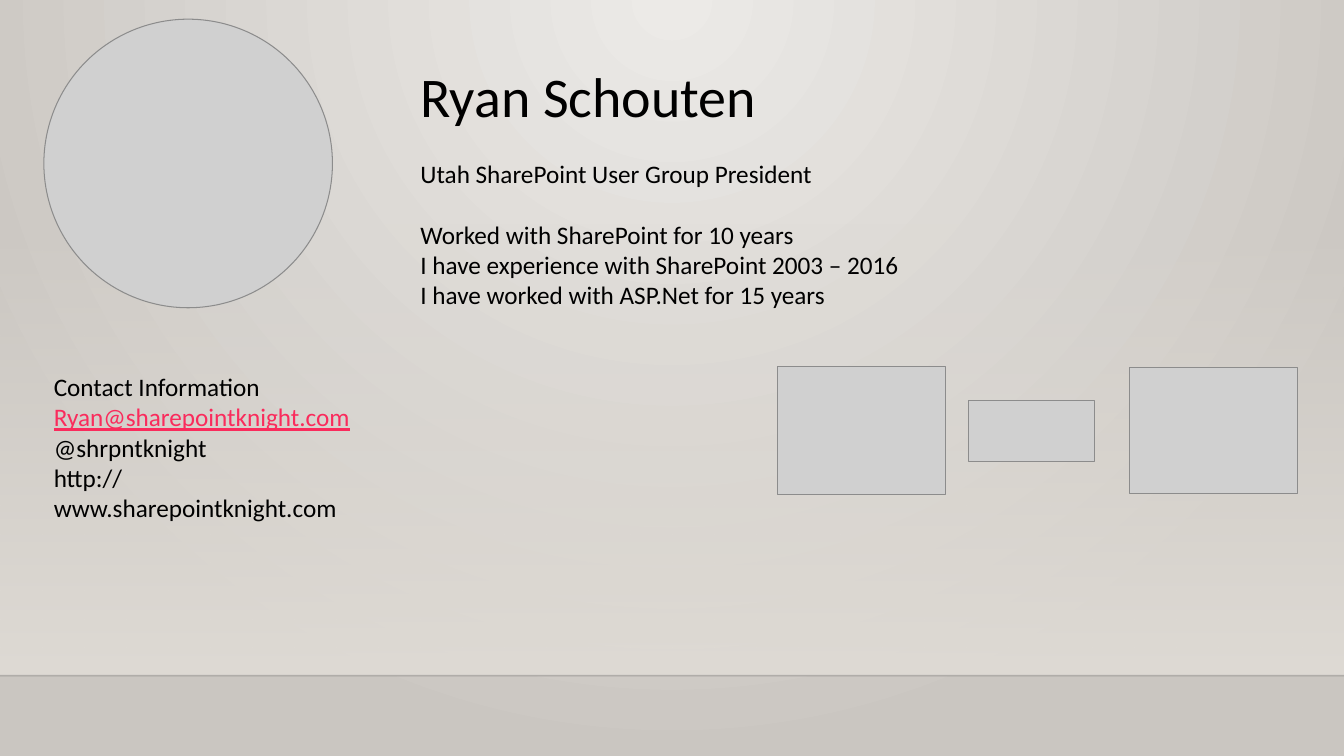
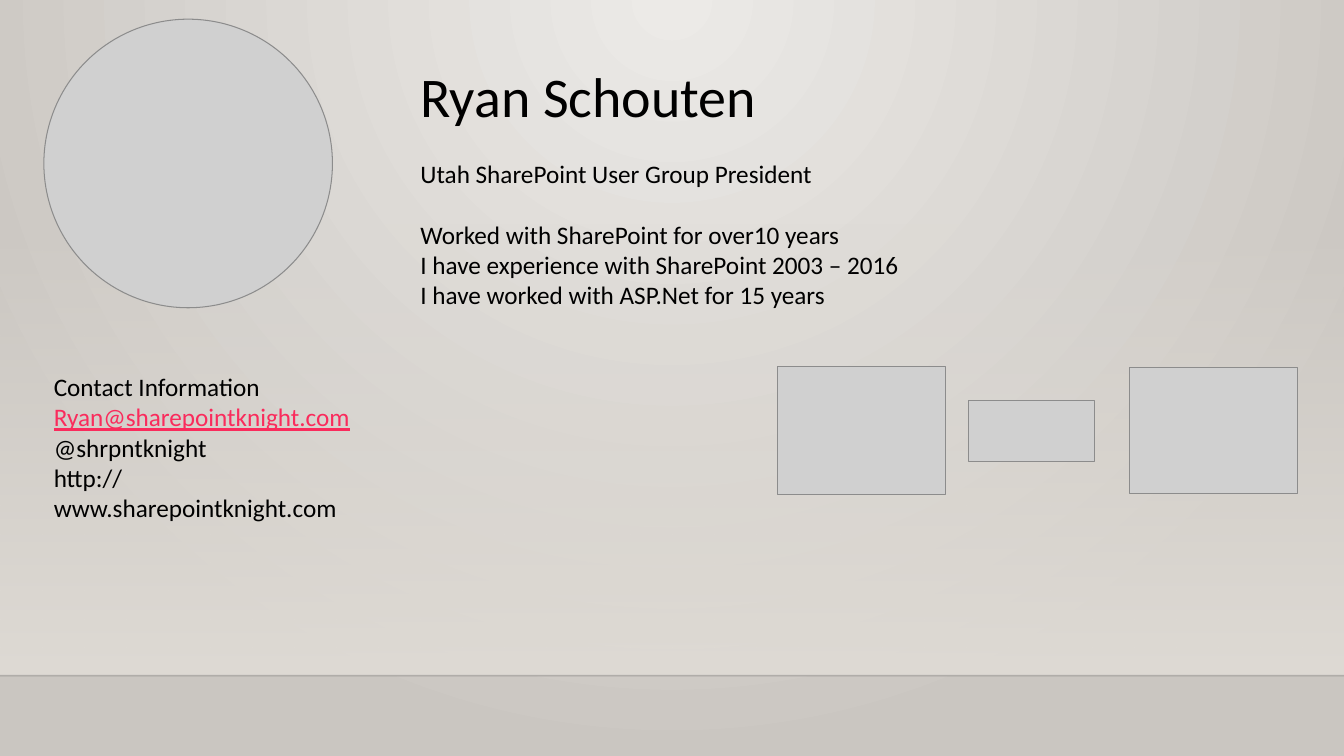
Before and after one commit to sharepointknight/react-demo, a slide deck: slide 2 of Not sure how you should REACT.pptx. Drawn at 1344x756 pixels with LibreOffice and Linux fonts; fonts in the diff are those of the drawing; grey boxes stand for pictures; background and template pictures are left out. Boxes give left, top, right and bottom in pixels: in the first picture for what was removed or moved away, otherwise in the second. Text is boxed around its words. In the diff, an @@ line names an element or a change of style, - is before the commit and + after.

```diff
--- a/Not sure how you should REACT.pptx
+++ b/Not sure how you should REACT.pptx
@@ text at <box>420,226,839,248</box>: text changed @@
-Worked with SharePoint for 10 years
+Worked with SharePoint for over10 years
```
Also in this commit, not shown: 2 other slides changed, 4 slides added, 1 slide removed, 10 other files.
